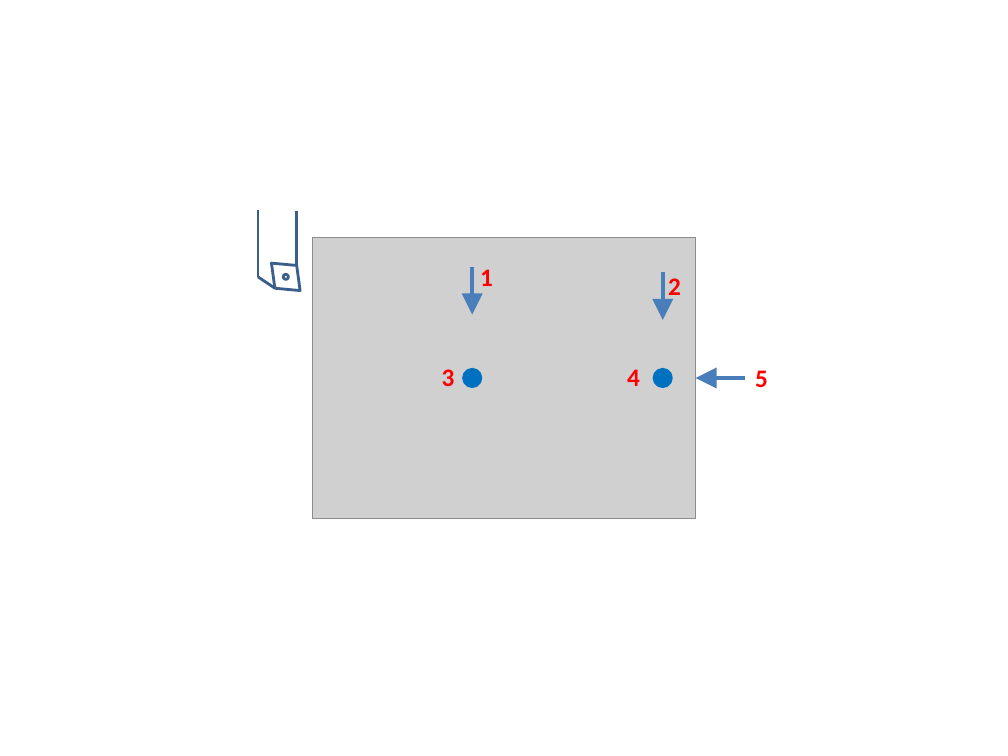
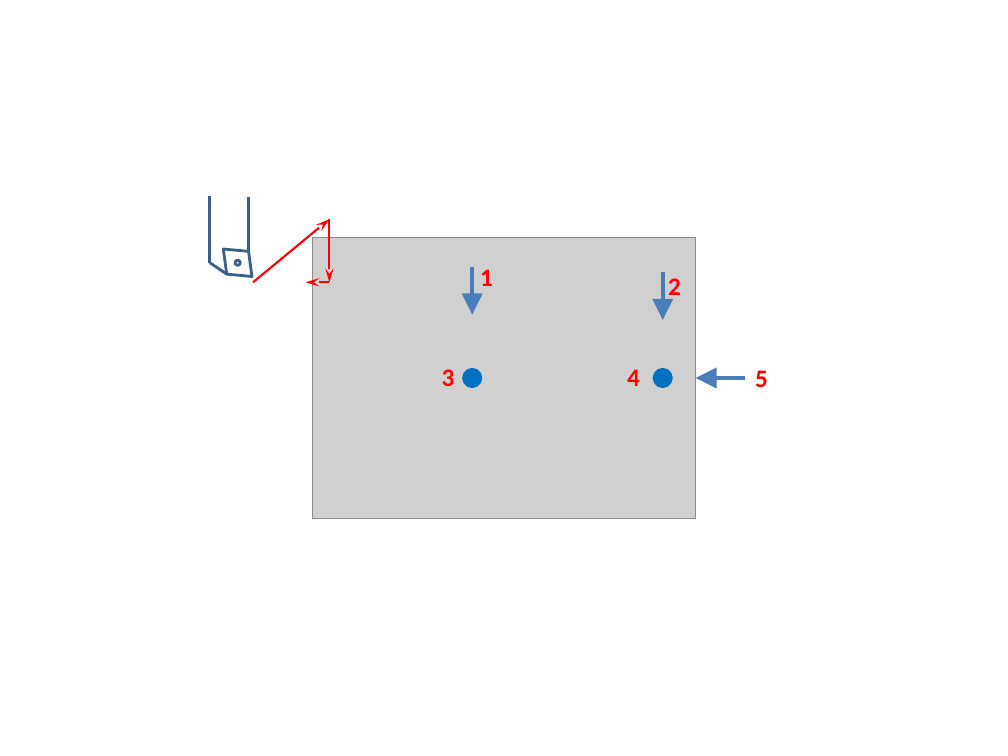
Before and after one commit to gnkudf/DM_DS, a slide deck: slide 4 of 2014_2015/DS_12_GPS_PPM_Poulie/Figures.pptx. Drawn at 1008x756 pixels with LibreOffice and Linux fonts; fonts in the diff are those of the drawing; grey boxes stand for pictures. Boxes give left, top, right and bottom in pixels: in the first picture for what was removed or moved away, otherwise in the second. Text is boxed around its words. In the diff, an @@ line names an element or a change of style, - is before the commit and + after.

```diff
--- a/2014_2015/DS_12_GPS_PPM_Poulie/Figures.pptx
+++ b/2014_2015/DS_12_GPS_PPM_Poulie/Figures.pptx
@@ line moved from (296, 265) - (296, 212) to (249, 251) - (249, 198) @@
@@ arrow added from (253, 282) to (330, 220), #FF0000 1.5 pt @@
@@ arrow added from (330, 220) to (330, 282), #FF0000 1.5 pt @@
@@ 2 lines, 1 diamond, 1 ellipse: place and size @@
-2 lines, 1 diamond, 1 ellipse at <box>258,211,311,302</box>
+2 lines, 1 diamond, 1 ellipse at <box>210,197,262,287</box>
@@ arrow added from (330, 282) to (305, 282), #FF0000 1.5 pt @@
```
Also in this commit, not shown: 1 slide added, 1 slide removed.
